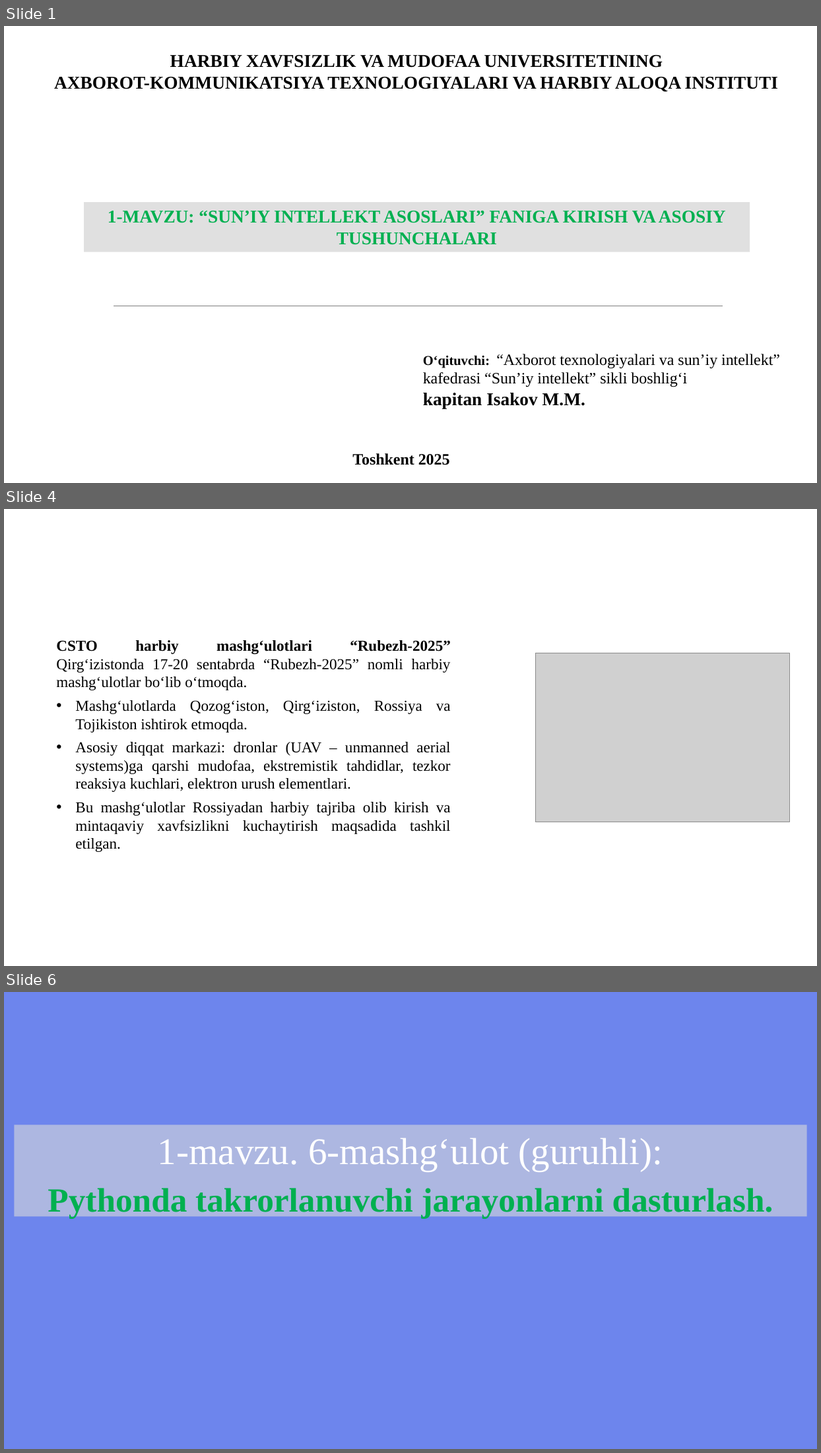
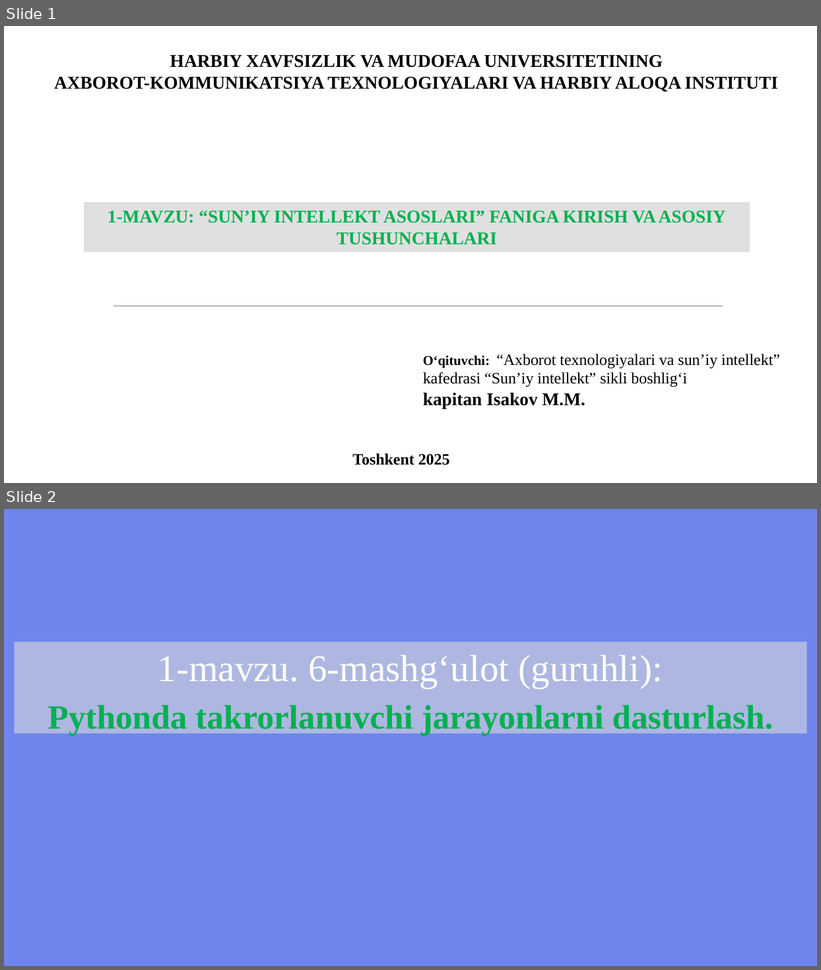
Before and after one commit to qwerty291996/2025-2026, a slide deck: Dars materiallari 2025-2026/Sun'iy intellekt asoslari 2025-2026/1.6 Pythonda takrorlanuvchi jarayonlarni dasturlash/1.6 Pythonda takrorlanuvchi jarayonlarni dasturlash.pptx. Shown one above the other, each under a label of ours: slides 1, 4 and 6 before the commit, slides 1 and 2 after it; the slides between them are not shown. The pictures are 821x1453 and 821x970 pixels, drawn with LibreOffice and Linux fonts; fonts in the diff are those of the drawing; grey boxes stand for pictures; background and template pictures are left out. Boxes give left, top, right and bottom in pixels: in the first picture for what was removed or moved away, otherwise in the second. Text is boxed around its words. In the diff, an @@ line names an element or a change of style, - is before the commit and + after.

```diff
--- a/Dars materiallari 2025-2026/Sun'iy intellekt asoslari 2025-2026/1.6 Pythonda takrorlanuvchi jarayonlarni dasturlash/1.6 Pythonda takrorlanuvchi jarayonlarni dasturlash.pptx
+++ b/Dars materiallari 2025-2026/Sun'iy intellekt asoslari 2025-2026/1.6 Pythonda takrorlanuvchi jarayonlarni dasturlash/1.6 Pythonda takrorlanuvchi jarayonlarni dasturlash.pptx
@@ slide 4 removed at [4,509,817,966], background #FFFFFF @@
@@ text removed at [56,640,451,852] @@
-CSTO harbiy mashg‘ulotlari “Rubezh-2025”
-Qirg‘izistonda 17-20 sentabrda “Rubezh-2025” nomli harbiy mashg‘ulotlar bo‘lib o‘tmoqda.
-• Mashg‘ulotlarda Qozog‘iston, Qirg‘iziston, Rossiya va Tojikiston ishtirok etmoqda.
-• Asosiy diqqat markazi: dronlar (UAV – unmanned aerial systems)ga qarshi mudofaa, ekstremistik tahdidlar, tezkor reaksiya kuchlari, elektron urush elementlari.
-• Bu mashg‘ulotlar Rossiyadan harbiy tajriba olib kirish va mintaqaviy xavfsizlikni kuchaytirish maqsadida tashkil etilgan.
@@ picture removed at [536,653,790,823] @@
@@ what was slide 6 is now slide 2 @@
```
Also in this commit, not shown: 3 other slides removed, 14 other files.
